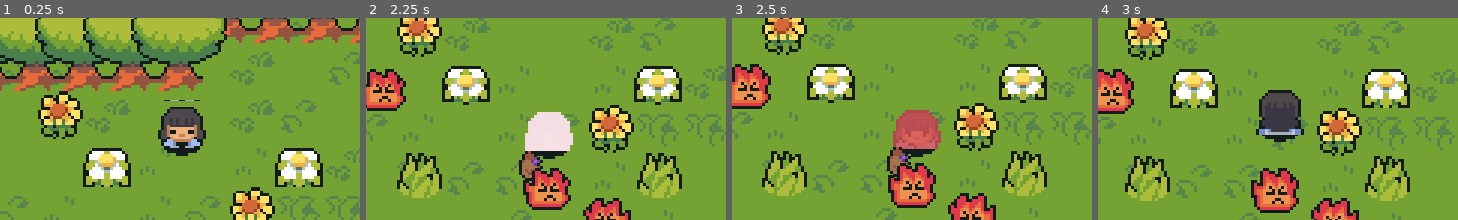
Above: before the commit, frames 1-4 (left to right).
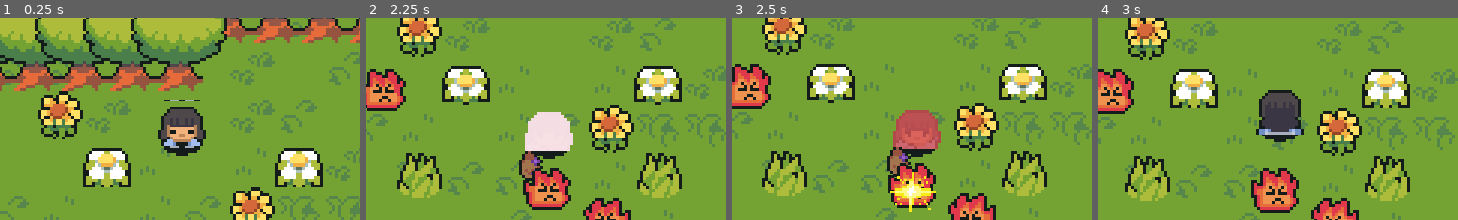
Above: after the commit, the same moments.

Repository: gynura/to_you
Game: Godot game, scene res://scenes/maps/world.tscn
Two runs of this game, one before a commit and one after it. Both use one fixed random seed, a clock stepped at 60 frames per second and the inputs below.
Inputs:
- Up to frame 1 (0.25 s): no input
- Up to frame 2 (2.25 s): hold D (ui_right) 0.53-1.28 s; hold J (attack_button) 0.53-1.28 s; hold S (ui_down) 1.28-2.03 s; tap E (interact_button) at 1.35 s; hold D (ui_right) from 2.03 s (still down); hold J (attack_button) from 2.03 s (still down)
- Up to frame 3 (2.5 s): keep holding D (ui_right); keep holding J (attack_button)
- Up to frame 4 (3 s): release D (ui_right) at 2.78 s; release J (attack_button) at 2.78 s; hold W (ui_up) from 2.78 s (still down); tap E (interact_button) at 2.85 s
The pictures show only the part of the screen within x 25-75%, y 18-68%; the shares and areas given below are measured in that part.

Frames 1-2 are identical in both runs. In frame 3, 0.8% of the frame differs, in the area x 43-57%, y 76-97%; in frame 4, nothing differs.

Commit message:
weapon hitbox + cpu particles on hit

Diff:
--- a/scenes/enemies/flame_enemy.gd
+++ b/scenes/enemies/flame_enemy.gd
@@ -116,3 +116,8 @@
 func hittedEnemy():
 	tween.tween_property($Sprite2D,"modulate",Color(50,50,50),0.2)
 	tween.tween_property($Sprite2D,"modulate",Color.WHITE,0.2)
+
+
+func playerHit():
+	# TODO subtract enemy's HP
+	$HitFx.emitting = true
--- a/scenes/enemies/flame_enemy.tscn
+++ b/scenes/enemies/flame_enemy.tscn
@@ -1,8 +1,9 @@
-[gd_scene load_steps=24 format=3 uid="uid://27tp05alwpr6"]
+[gd_scene load_steps=26 format=3 uid="uid://27tp05alwpr6"]
 
 [ext_resource type="Texture2D" uid="uid://b0ggaek3juiw" path="res://assets/sprites/enemies/flame_enemy.png" id="1_7mbmp"]
 [ext_resource type="Script" path="res://scenes/enemies/flame_enemy.gd" id="1_g2ofe"]
 [ext_resource type="Texture2D" uid="uid://8yxjss2chffo" path="res://assets/sprites/characters/Shadow.png" id="2_k1415"]
+[ext_resource type="Texture2D" uid="uid://cpj2fjbytndob" path="res://assets/sprites/particles/hit_fx.png" id="4_mopdu"]
 
 [sub_resource type="CircleShape2D" id="CircleShape2D_6k1ui"]
 
@@ -147,6 +148,12 @@
 [sub_resource type="CapsuleShape2D" id="CapsuleShape2D_w3pby"]
 radius = 7.0
 height = 14.0
+
+[sub_resource type="CanvasItemMaterial" id="CanvasItemMaterial_3yy1y"]
+particles_animation = true
+particles_anim_h_frames = 1
+particles_anim_v_frames = 5
+particles_anim_loop = false
 
 [node name="FlameEnemy" type="CharacterBody2D"]
 z_index = 1
@@ -179,10 +186,28 @@
 shape = SubResource("RectangleShape2D_1wlou")
 
 [node name="EnemyHitBox" type="Area2D" parent="."]
+collision_layer = 2
+collision_mask = 2
 
 [node name="CollisionShape2D" type="CollisionShape2D" parent="EnemyHitBox"]
 position = Vector2(0, -7)
 shape = SubResource("CapsuleShape2D_w3pby")
 
+[node name="HitFx" type="CPUParticles2D" parent="."]
+z_index = 8
+y_sort_enabled = true
+material = SubResource("CanvasItemMaterial_3yy1y")
+position = Vector2(0, -5)
+scale = Vector2(0.8, 0.8)
+emitting = false
+amount = 1
+lifetime = 0.1
+one_shot = true
+explosiveness = 1.0
+local_coords = true
+texture = ExtResource("4_mopdu")
+anim_speed_min = 1.0
+anim_speed_max = 1.0
+
 [connection signal="body_entered" from="CheckSurroundingsArea" to="." method="_on_area_2d_body_entered"]
 [connection signal="timeout" from="Timer" to="." method="_on_timer_timeout"]
--- a/scenes/player.gd
+++ b/scenes/player.gd
@@ -15,6 +15,7 @@
 signal attack_position_changed(position)
 signal attack
 signal end_attack
+signal hurt_enemy
 
 func handleInput():
 	var moveDirection = Input.get_vector("ui_left", "ui_right", "ui_up", "ui_down")
@@ -110,3 +111,6 @@
 
 func _on_weapon_attack_end():
 	blockMovement = false
+
+func _on_weapon_hit_enemy():
+	emit_signal("hurt_enemy")
--- a/scenes/player.tscn
+++ b/scenes/player.tscn
@@ -317,6 +317,8 @@
 one_shot = true
 
 [node name="HurtBox" type="Area2D" parent="."]
+collision_layer = 2
+collision_mask = 2
 
 [node name="CollisionShape2D" type="CollisionShape2D" parent="HurtBox"]
 position = Vector2(0, -4)
@@ -344,3 +346,4 @@
 [connection signal="area_exited" from="HurtBox" to="." method="_on_hurt_box_area_exited"]
 [connection signal="timeout" from="HurtTimer" to="." method="_on_hurt_timer_timeout"]
 [connection signal="attack_end" from="Weapon" to="." method="_on_weapon_attack_end"]
+[connection signal="hit_enemy" from="Weapon" to="." method="_on_weapon_hit_enemy"]
--- a/scenes/weapon.gd
+++ b/scenes/weapon.gd
@@ -1,6 +1,7 @@
 extends Sprite2D
 
 signal attack_end
+signal hit_enemy
 
 var animationDirection
 var direction = 0
@@ -75,11 +76,7 @@
 	emit_signal("attack_end")
 	disable_weapon()
 
-func _on_hit_box_hit():
-	$ImpactFx.emitting = true
-
 func _on_player_attack_position_changed(position):
-	print(direction)
 	self.animationDirection = position
 	set_weapon_position()
 
--- a/scenes/weapon.tscn
+++ b/scenes/weapon.tscn
@@ -1,18 +1,11 @@
-[gd_scene load_steps=7 format=3 uid="uid://0ocf08du6ep5"]
+[gd_scene load_steps=5 format=3 uid="uid://0ocf08du6ep5"]
 
 [ext_resource type="Texture2D" uid="uid://yxynev5kw0oy" path="res://assets/sprites/weapons/flower_club_in_hand.png" id="1_8mu82"]
 [ext_resource type="Script" path="res://scenes/weapon.gd" id="2_44hsx"]
-[ext_resource type="Texture2D" uid="uid://cpj2fjbytndob" path="res://assets/sprites/particles/hit_fx.png" id="2_eq2sm"]
 [ext_resource type="Script" path="res://scenes/weaponHitBox.gd" id="2_k7x57"]
 
 [sub_resource type="RectangleShape2D" id="RectangleShape2D_j50tb"]
-size = Vector2(8, 11)
-
-[sub_resource type="CanvasItemMaterial" id="CanvasItemMaterial_0gr8g"]
-particles_animation = true
-particles_anim_h_frames = 1
-particles_anim_v_frames = 5
-particles_anim_loop = false
+size = Vector2(8, 12)
 
 [node name="Weapon" type="Sprite2D"]
 position = Vector2(47, 31)
@@ -20,26 +13,13 @@
 script = ExtResource("2_44hsx")
 
 [node name="HitBox" type="Area2D" parent="."]
+collision_layer = 2
+collision_mask = 2
 script = ExtResource("2_k7x57")
 
 [node name="CollisionShape2D" type="CollisionShape2D" parent="HitBox"]
 y_sort_enabled = true
-position = Vector2(0, 0.5)
+position = Vector2(0, 1)
 shape = SubResource("RectangleShape2D_j50tb")
 
-[node name="HitFx" type="CPUParticles2D" parent="."]
-material = SubResource("CanvasItemMaterial_0gr8g")
-position = Vector2(0, 6)
-scale = Vector2(0.6, 0.6)
-emitting = false
-amount = 1
-lifetime = 0.1
-one_shot = true
-explosiveness = 1.0
-local_coords = true
-texture = ExtResource("2_eq2sm")
-anim_speed_min = 1.0
-anim_speed_max = 1.0
-
 [connection signal="area_entered" from="HitBox" to="HitBox" method="_on_area_entered"]
-[connection signal="hit" from="HitBox" to="." method="_on_hit_box_hit"]
--- a/scenes/weaponHitBox.gd
+++ b/scenes/weaponHitBox.gd
@@ -1,8 +1,6 @@
 extends Area2D
 
-signal hit
-
 func _on_area_entered(area):
-	if area.name == "enemyHurtBox":
-		area.owner.hit(owner.damage)
-		emit_signal("hit")
+	print(area.name)
+	if area.name == "EnemyHitBox":
+		area.owner.playerHit()
